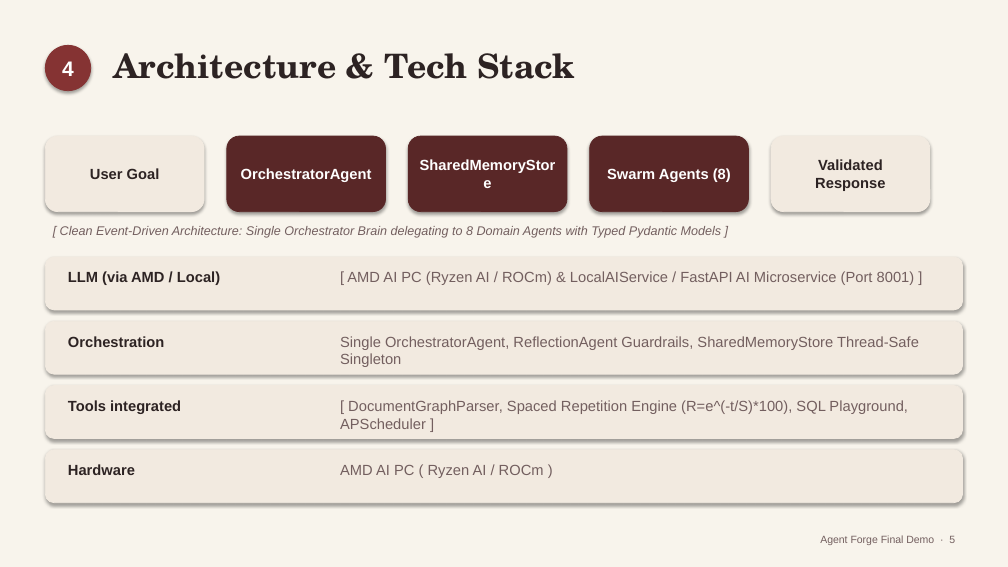
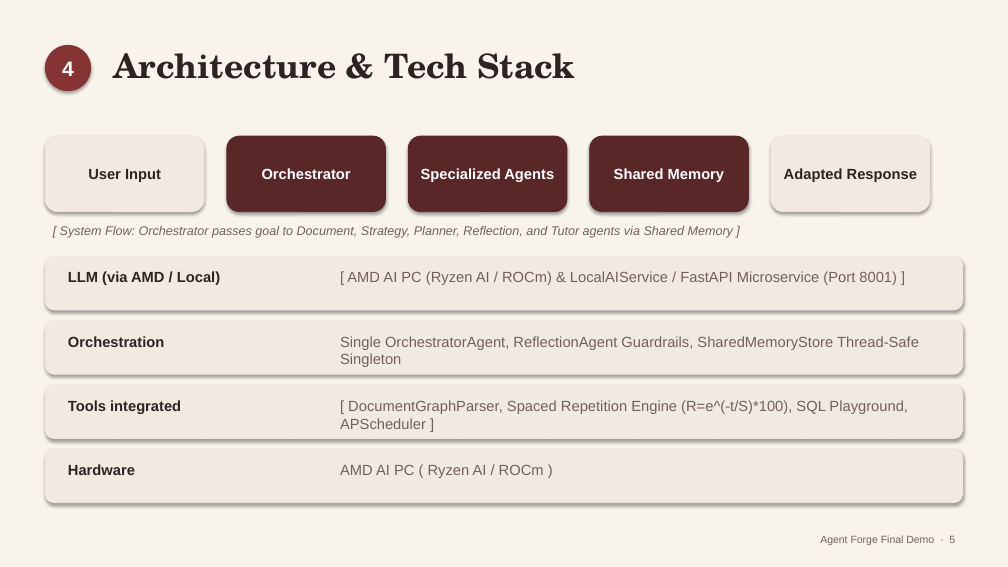
Before and after one commit to BoodiPuneethReddy/smart_remainder, a slide deck: slide 5 of Smart_Study_Reminder_AI_AMD_Hackathon.pptx. Drawn at 1008x567 pixels with LibreOffice and Linux fonts; fonts in the diff are those of the drawing. Boxes give left, top, right and bottom in pixels: in the first picture for what was removed or moved away, otherwise in the second. Text is boxed around its words. In the diff, an @@ line names an element or a change of style, - is before the commit and + after.

Commit message:
feat(agentic): complete time-constraint reasoning & explainable multi-agent study workflow

```diff
--- a/Smart_Study_Reminder_AI_AMD_Hackathon.pptx
+++ b/Smart_Study_Reminder_AI_AMD_Hackathon.pptx
@@ text in rounded rectangle at <box>88,169,161,182</box>: text changed @@
-User Goal
+User Input
@@ text in rounded rectangle at <box>262,168,351,179</box>: text changed @@
-OrchestratorAgent
+Orchestrator
@@ text in rounded rectangle at <box>421,168,554,182</box>: text changed @@
-SharedMemoryStore
+Specialized Agents
@@ text in rounded rectangle at <box>614,168,724,182</box>: text changed @@
-Swarm Agents (8)
+Shared Memory
@@ text in rounded rectangle at <box>784,168,917,182</box>: text changed @@
-Validated Response
+Adapted Response
@@ text at <box>60,226,733,238</box>: text changed @@
-[ Clean Event-Driven Architecture: Single Orchestrator Brain delegating to 8 Domain Agents with Typed Pydantic Models ]
+[ System Flow: Orchestrator passes goal to Document, Strategy, Planner, Reflection, and Tutor agents via Shared Memory ]
@@ text at <box>347,271,897,285</box>: text changed @@
-[ AMD AI PC (Ryzen AI / ROCm) & LocalAIService / FastAPI AI Microservice (Port 8001) ]
+[ AMD AI PC (Ryzen AI / ROCm) & LocalAIService / FastAPI Microservice (Port 8001) ]
```
Also in this commit, not shown: 8 other slides changed, 3 other files.
